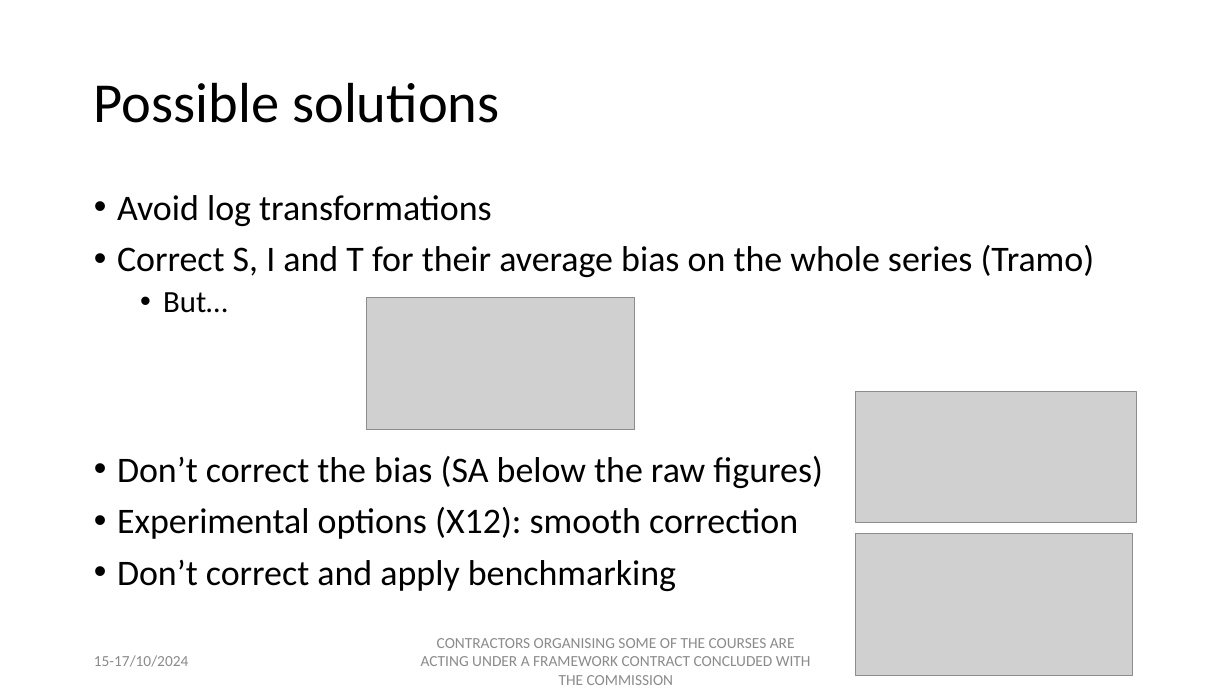
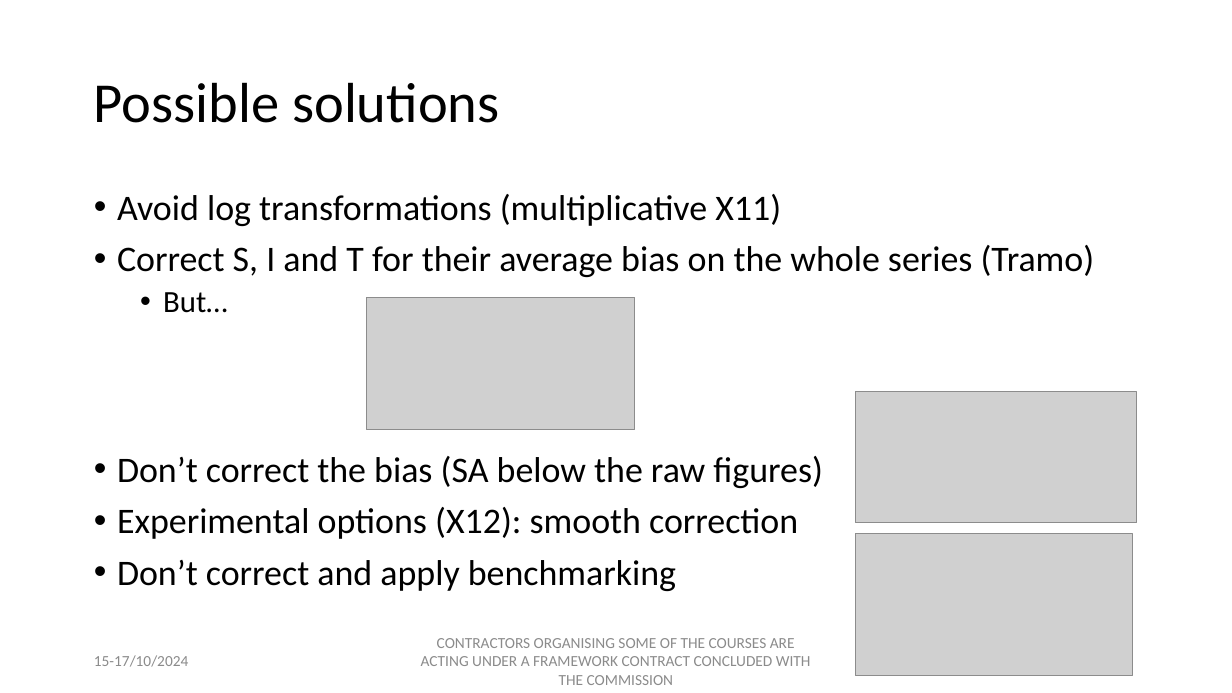
Before and after one commit to palatej/ESTP2024, a slide deck: slide 3 of Presentations/3.3 Bias correction in SA.pptx. Drawn at 1232x693 pixels with LibreOffice and Linux fonts; fonts in the diff are those of the drawing; grey boxes stand for pictures. Boxes give left, top, right and bottom in pixels: in the first picture for what was removed or moved away, otherwise in the second. Text is boxed around its words. In the diff, an @@ line names an element or a change of style, - is before the commit and + after.

```diff
--- a/Presentations/3.3 Bias correction in SA.pptx
+++ b/Presentations/3.3 Bias correction in SA.pptx
@@ text at bbox=[117, 194, 781, 226]: text changed @@
-• Avoid log transformations
+• Avoid log transformations (multiplicative X11)
```
Also in this commit, not shown: 2 other files.
